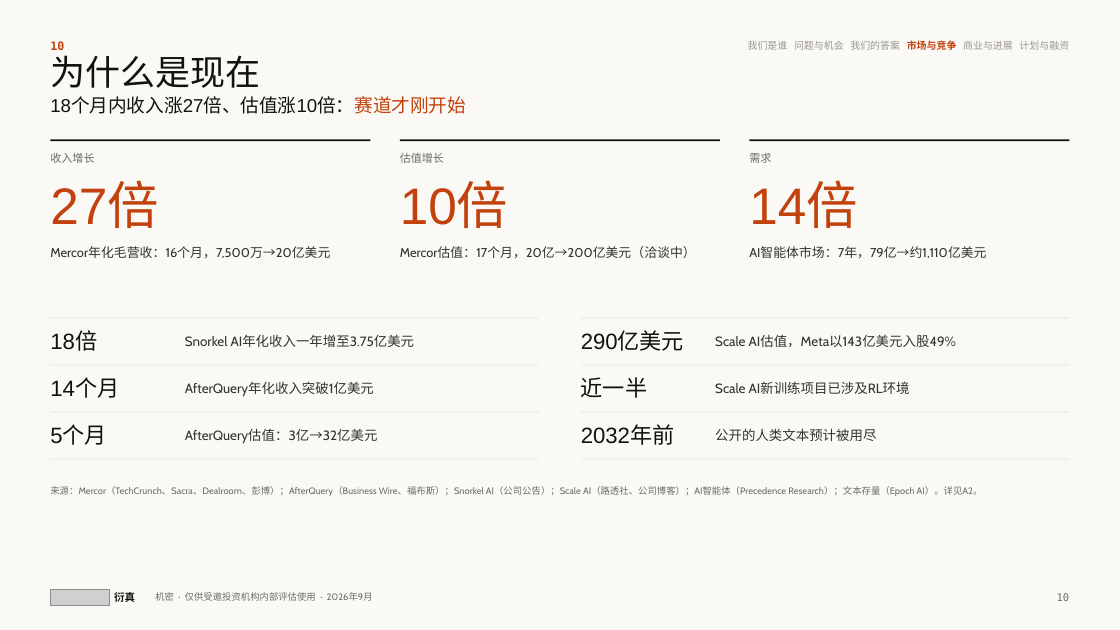
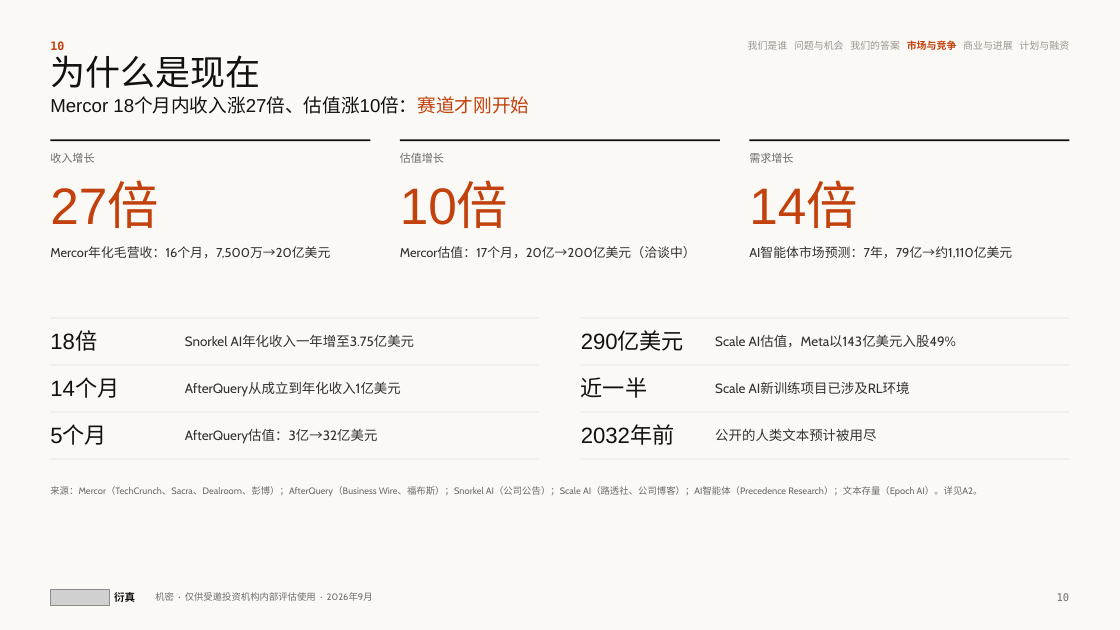
Before and after one commit to wangchen0802/Delta1, a slide deck: slide 10 of SimReal-BP-v27.pptx. Drawn at 1120x630 pixels with LibreOffice and Linux fonts; fonts in the diff are those of the drawing; grey boxes stand for pictures. Boxes give left, top, right and bottom in pixels: in the first picture for what was removed or moved away, otherwise in the second. Text is boxed around its words. In the diff, an @@ line names an element or a change of style, - is before the commit and + after.

```diff
--- a/SimReal-BP-v27.pptx
+++ b/SimReal-BP-v27.pptx
@@ text at [50,98,529,114]: text changed @@
-18个月内收入涨27倍、估值涨10倍：赛道才刚开始
+Mercor 18个月内收入涨27倍、估值涨10倍：赛道才刚开始
@@ text at [749,153,793,163]: text changed @@
-需求
+需求增长
@@ text at [749,247,1012,258]: text changed @@
-AI智能体市场：7年，79亿→约1,110亿美元
+AI智能体市场预测：7年，79亿→约1,110亿美元
@@ text at [185,381,401,396]: text changed @@
-AfterQuery年化收入突破1亿美元
+AfterQuery从成立到年化收入1亿美元
```
Also in this commit, not shown: 15 other slides changed, 3 other files.
